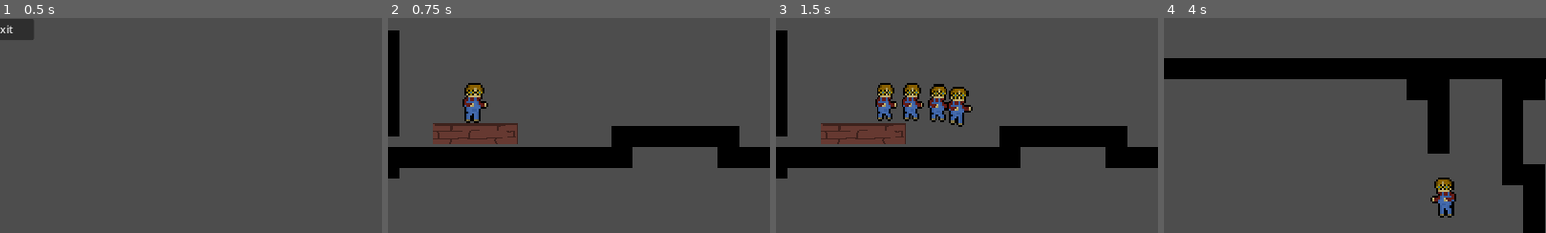
Above: before the commit, frames 1-4 (left to right).
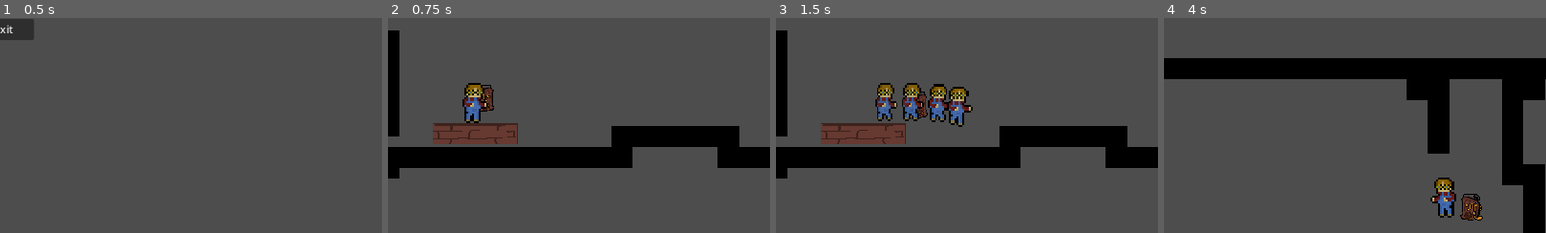
Above: after the commit, the same moments.

Repository: Starscout/SteamSmyth
Game: Godot game, scene res://Rooms/menu.tscn
The game is run twice, just before and just after one commit, with the same random seed, the same clock (stepped at 60 frames per second) and the same inputs.
Inputs:
- Up to frame 1 (0.5 s): no input
- Up to frame 2 (0.75 s): click "Start" at 0.5 s
- Up to frame 3 (1.5 s): tap Enter at 1.25 s; hold Right (right) from 1.28 s (still down); tap X (dash) at 1.35 s
- Up to frame 4 (4 s): tap Z (jump) at 1.52, 2.27, 3.77 s; tap R (reset) at 2, 2.75 s; tap X (dash) at 2.1, 2.85, 3.6 s; release Right (right) at 2.78 s; hold A (left) 2.78-3.53 s; hold Right (right) from 3.53 s (still down)
The pictures show only the part of the screen within x 4-54%, y 16-66%; the shares and areas given below are measured in that part.

Frame 1 is identical in both runs. In frame 2, 0.3% of the frame differs, in the area x 24-28%, y 31-44%; in frame 3, 0.2%; in frame 4, 0.6%, in the area x 77-84%, y 81-95%.

Commit message:
heheh backpack moves

Diff:
--- /dev/null
+++ b/Player/backpack/Backpack.tscn
@@ -0,0 +1,81 @@
+[gd_scene load_steps=9 format=3 uid="uid://bmvhe0p5u4n2q"]
+
+[ext_resource type="Texture2D" uid="uid://b126vloqpfg4q" path="res://General Art/TestStuff/backpack.png" id="1_tsetj"]
+[ext_resource type="Script" path="res://Player/backpack/backpack.gd" id="2_k31gd"]
+
+[sub_resource type="AtlasTexture" id="AtlasTexture_bk2lh"]
+atlas = ExtResource("1_tsetj")
+region = Rect2(0, 0, 64, 64)
+
+[sub_resource type="SpriteFrames" id="SpriteFrames_rcwdx"]
+animations = [{
+"frames": [{
+"duration": 1.0,
+"texture": SubResource("AtlasTexture_bk2lh")
+}],
+"loop": true,
+"name": &"default",
+"speed": 5.0
+}]
+
+[sub_resource type="Animation" id="Animation_t41kl"]
+length = 0.001
+tracks/0/type = "value"
+tracks/0/imported = false
+tracks/0/enabled = true
+tracks/0/path = NodePath(".:position")
+tracks/0/interp = 1
+tracks/0/loop_wrap = true
+tracks/0/keys = {
+"times": PackedFloat32Array(0),
+"transitions": PackedFloat32Array(1),
+"update": 0,
+"values": [Vector2(0, 0)]
+}
+
+[sub_resource type="Animation" id="Animation_u7dw7"]
+resource_name = "hover"
+length = 5.0
+loop_mode = 1
+tracks/0/type = "value"
+tracks/0/imported = false
+tracks/0/enabled = true
+tracks/0/path = NodePath(".:position")
+tracks/0/interp = 2
+tracks/0/loop_wrap = true
+tracks/0/keys = {
+"times": PackedFloat32Array(0, 1, 1.5, 3.5, 4, 6),
+"transitions": PackedFloat32Array(1, 1, 1, 1, 1, 1),
+"update": 0,
+"values": [Vector2(0, 0), Vector2(0, 15), Vector2(0, 15), Vector2(0, -15), Vector2(0, -15), Vector2(0, 0)]
+}
+
+[sub_resource type="AnimationLibrary" id="AnimationLibrary_ubgx2"]
+_data = {
+"RESET": SubResource("Animation_t41kl"),
+"hover": SubResource("Animation_u7dw7")
+}
+
+[sub_resource type="RectangleShape2D" id="RectangleShape2D_cait6"]
+size = Vector2(90, 96.25)
+
+[node name="Sprite2D" type="Sprite2D"]
+z_index = -1
+scale = Vector2(0.8, 0.8)
+script = ExtResource("2_k31gd")
+
+[node name="AnimatedSprite2D" type="AnimatedSprite2D" parent="."]
+scale = Vector2(0.8, 0.8)
+sprite_frames = SubResource("SpriteFrames_rcwdx")
+
+[node name="AnimationPlayer" type="AnimationPlayer" parent="AnimatedSprite2D"]
+libraries = {
+"": SubResource("AnimationLibrary_ubgx2")
+}
+
+[node name="Area2D" type="Area2D" parent="AnimatedSprite2D"]
+
+[node name="CollisionShape2D" type="CollisionShape2D" parent="AnimatedSprite2D/Area2D"]
+shape = SubResource("RectangleShape2D_cait6")
+
+[connection signal="body_entered" from="AnimatedSprite2D/Area2D" to="." method="_on_area_2d_body_entered"]
--- /dev/null
+++ b/Player/backpack/backpack.gd
@@ -0,0 +1,44 @@
+extends Sprite2D
+@export var symbol: String
+var win_condition = false
+var player
+var velocity: Vector2 = Vector2.ZERO
+var previous_position: Vector2 = Vector2.ZERO
+var target: Vector2 = Vector2.ZERO
+var right = 1
+
+signal win()
+
+# Called when the node enters the scene tree for the first time.
+func _ready():
+	 # Limit velocity to a reasonable range
+
+	if symbol == "win_condition":
+		$AnimatedSprite2D/AnimationPlayer.play("hover")
+		win_condition = true
+		print(win_condition)
+	else:
+		$AnimatedSprite2D/AnimationPlayer.play("RESET")
+		win_condition = false
+		player = get_node("/root/Node2D/player")
+# Called every frame. 'delta' is the elapsed time since the previous frame.
+func _process(delta):
+	if win_condition == false and player:
+		if player.right_left == 2:
+			$AnimatedSprite2D.flip_h = false
+			right = -15
+		elif player.right_left == 1:
+			$AnimatedSprite2D.flip_h = true
+			right = 15
+		velocity.x = clamp(velocity.x, -100, 100)
+		velocity = (global_position - previous_position) / delta
+		previous_position = global_position
+		target.x = player.global_position.x + right
+		target.y = player.global_position.y
+		global_position = global_position.lerp(target, .25)
+		print(player.right_left)
+
+
+func _on_area_2d_body_entered(body):
+	if body.name == "player" and win_condition == true:
+		emit_signal("win")
--- a/Player/player.tscn
+++ b/Player/player.tscn
@@ -404,6 +404,7 @@
 jump_buffer_time = 0.05
 
 [node name="DashParticles" type="GPUParticles2D" parent="."]
+modulate = Color(1, 1, 1, 0.55)
 material = SubResource("ShaderMaterial_y23nc")
 emitting = false
 amount = 100
--- a/Player/scripts/player.gd
+++ b/Player/scripts/player.gd
@@ -97,9 +97,11 @@
 		right_left = 0
 	if self.velocity.x > 0:
 		$AnimatedSprite2D.flip_h = false
+		right_left = 2
 		$DashParticles.scale.x = 1
 	elif self.velocity.x < 0:
 		$AnimatedSprite2D.flip_h = true
+		right_left = 1
 		$DashParticles.scale.x = -1
 	# Apply gravity if not on the floor
 	if not is_on_floor() and not dead:
--- a/Rooms/test room.tscn
+++ b/Rooms/test room.tscn
@@ -9,6 +9,7 @@
 [ext_resource type="PackedScene" uid="uid://btjagb02d2d65" path="res://Player/hud.tscn" id="7_kdtm3"]
 [ext_resource type="PackedScene" uid="uid://dsh0go0rp7vbv" path="res://Objects/Enemies/spike.tscn" id="8_mkeql"]
 [ext_resource type="PackedScene" uid="uid://dkskxuwg1s5n0" path="res://Objects/Interactable/level_swap.tscn" id="9_6mdnw"]
+[ext_resource type="PackedScene" uid="uid://bmvhe0p5u4n2q" path="res://Player/backpack/Backpack.tscn" id="10_1pe0b"]
 
 [sub_resource type="TileSetAtlasSource" id="TileSetAtlasSource_4rimo"]
 texture = ExtResource("3_qfxkx")
@@ -81,9 +82,12 @@
 position = Vector2(1, 613)
 
 [node name="Area2D" parent="." instance=ExtResource("9_6mdnw")]
-position = Vector2(236, 87)
+position = Vector2(216, 57)
 NewLevel = "res://Rooms/test room.tscn"
 
 [node name="Area2D2" parent="." instance=ExtResource("9_6mdnw")]
 position = Vector2(1366, 201)
 NewLevel = "res://Rooms/Room 1.tscn"
+
+[node name="Sprite2D" parent="." instance=ExtResource("10_1pe0b")]
+position = Vector2(457, 145)
Binary file changed: General Art/TestStuff/backpack.aseprite
Not shown, added: General Art/TestStuff/backpack.jpg.import
Binary file added: General Art/TestStuff/backpack.png
Not shown, added: General Art/TestStuff/backpack.png.import
Not shown: 1 places in Player/hud.tscn that only renumber resources
Not shown, changed: Rooms/Room 1.tscn
Not shown: 1 places in Rooms/test room.tscn that only renumber resources
